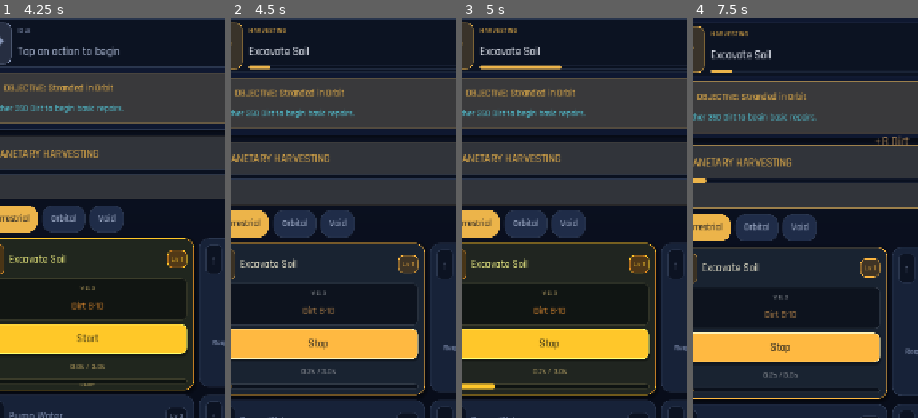
Above: before the commit, frames 1-4 (left to right).
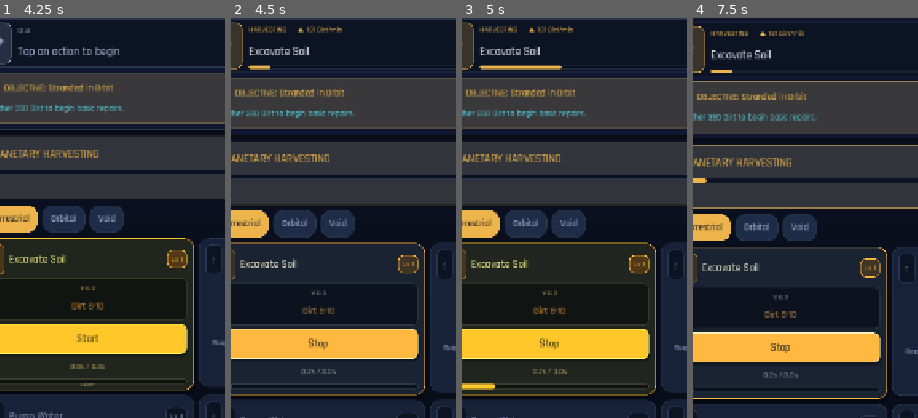
Above: after the commit, the same moments.

Repository: trakyalilter/TestMobileGame
Game: Godot game, scene res://scenes/main.tscn
Two runs of this game, one before a commit and one after it. Both use one fixed random seed, a clock stepped at 60 frames per second and the inputs below.
Inputs (mouse positions are % of the whole screen's width and height, from its top left):
- Up to frame 1 (4.25 s): click "☰" at 0.5 s; click "☰" at 1.25 s; click "✕" at 2 s; click "☰" at 2.75 s; click (33, 9) at 3.52 s
- Up to frame 2 (4.5 s): click "Start" at 4.25 s
- Up to frame 3 (5 s): no input
- Up to frame 4 (7.5 s): click "Terrestrial" at 5 s; click "Orbital" at 5.75 s; click "Void" at 6.5 s; click "Terrestrial" at 7.25 s
The pictures show only the part of the screen within x 6-56%, y 11-61%; the shares and areas given below are measured in that part.

Frame 1 is identical in both runs. In frame 2, 0.3% of the frame differs, in the area x 7-50%, y 2-4%; in frame 3, 0.3%; in frame 4, 0.4%, in the area x 8-97%, y 3-32%.

Commit message:
Idle-appropriate feedback: ambient rate readout, suppress offline juice
Course-correcting the polish for idle pacing (per the design discussion):
- Replace the per-cycle '+N' reward popup (noisy every ~3s when idling) with an
  ambient production-rate readout on the active banner ('HARVESTING ▲ 181
  Dirt/min') — what idle players actually optimize, always glanceable, no spam.
- Suppress transient celebrations (level-up popup) while offline catch-up is
  applied; the offline 'welcome back' report already summarizes those gains.
- Keep the level-up + mission-claim celebrations for live milestone beats only;
  refresh the banner rate after a level-up (yield changed).

Verified: rate scales with level (181 -> 297 Dirt/min @ L50), craft 36 Iron/min;
level_up is suppressed during offline and fires once online.

https://claude.ai/code/session_01GUAm67mj5mAEoyJTAWupry

Diff:
--- a/scripts/core/game_state.gd
+++ b/scripts/core/game_state.gd
@@ -9,8 +9,8 @@
 signal action_changed
 signal missions_changed
 signal offline_ready          # emitted after a background-resume catch-up, for the UI modal
-signal action_reward(text: String, accent: String)   # floating "+N" feedback on the active page
 signal level_up(skill_id: String, level: int)        # skill leveled up — celebratory popup
+var _suppress_fx := false                            # mute transient juice during offline catch-up
 
 # Missions (tutorial chain)
 var missions_active: Dictionary = {}     # mid -> true
@@ -163,8 +163,10 @@
 	if delta < 5.0:
 		return
 	pending_offline = ""
+	_suppress_fx = true
 	_apply_offline(delta)
 	var infra := _offline_infra(delta)
+	_suppress_fx = false
 	if infra != "":
 		if pending_offline == "":
 			pending_offline = "Away for %s\n\n%s" % [_fmt_time(delta), infra]
@@ -333,8 +335,8 @@
 	skills[skill_id] = int(skills.get(skill_id, 0)) + int(round(amt * xp_mult))
 	skills_changed.emit()
 	var after := level_of(skill_id)
-	if after > before:
-		level_up.emit(skill_id, after)
+	if after > before and not _suppress_fx:
+		level_up.emit(skill_id, after)   # not while applying offline — the report covers it
 
 func yield_mult(skill_id: String) -> float:
 	if skill_id != "harvesting":
@@ -1971,30 +1973,50 @@
 		snap[sym] = amount(sym)
 	return snap
 
-## Surface the single largest gain from the just-completed action as floating text.
-func _emit_reward(before: Dictionary, items) -> void:
-	var best := ""
-	var bestg := 0
-	for it in items:
-		var sym = it[0] if it is Array else it
-		if sym == "credits":
-			continue
-		var g := amount(sym) - int(before.get(sym, 0))
-		if g > bestg:
-			bestg = g
-			best = sym
-	if best != "":
-		action_reward.emit("+%s %s" % [GameData.fmt(bestg), GameData.res_name(best)], RESOURCES_COLOR(best))
-
-func RESOURCES_COLOR(sym: String) -> String:
-	return GameData.RESOURCES.get(sym, {}).get("color", "5fd585")
+## Glanceable production rate of the active task — the idle-appropriate readout
+## (e.g. "▲ 340 Dirt/min") shown ambiently on the active banner.
+func action_rate_text() -> String:
+	if active_type == "gather" and GameData.GATHER.has(active_id):
+		var a: Dictionary = GameData.GATHER[active_id]
+		var dur := effective_duration("gather", active_id)
+		if dur <= 0.0:
+			return ""
+		var ym := yield_mult("harvesting")
+		var best := ""
+		var bestrate := 0.0
+		for row in a.get("loot", []):
+			if row[0] == "credits":
+				continue
+			var avg := (int(row[2]) + int(row[3])) / 2.0 * float(row[1])
+			var rate := avg * ym / dur * 60.0
+			if rate > bestrate:
+				bestrate = rate
+				best = row[0]
+		if best == "":
+			return ""
+		return "▲ %s %s/min" % [GameData.fmt(int(bestrate)), GameData.res_name(best)]
+	elif active_type == "craft" and GameData.CRAFT.has(active_id):
+		var r: Dictionary = GameData.CRAFT[active_id]
+		var dur := effective_duration("craft", active_id)
+		if dur <= 0.0:
+			return ""
+		var eff := research_efficiency_mult()
+		var best := ""
+		var bestrate := 0.0
+		for sym in r.get("outputs", {}):
+			var rate := float(r["outputs"][sym]) * eff / dur * 60.0
+			if rate > bestrate:
+				bestrate = rate
+				best = sym
+		if best == "":
+			return ""
+		return "▲ %s %s/min" % [GameData.fmt(int(bestrate)), GameData.res_name(best)]
+	return ""
 
 func _complete_active() -> void:
 	if active_type == "gather":
 		var a: Dictionary = GameData.GATHER[active_id]
-		var before := _loot_snapshot(a.get("loot", []))
 		_roll_loot(a.get("loot", []), yield_mult("harvesting"), int(research_bonus("gathering_yield")))
-		_emit_reward(before, a.get("loot", []))
 		add_xp("harvesting", int(a.get("xp", 0)))
 	elif active_type == "craft":
 		var r: Dictionary = GameData.CRAFT[active_id]
@@ -2002,9 +2024,7 @@
 			stop_task()
 			return
 		spend(r.get("inputs", {}))
-		var before := _loot_snapshot(r.get("outputs", {}).keys())
 		_grant_craft_outputs(active_id, r, 1)
-		_emit_reward(before, r.get("outputs", {}).keys())
 		add_xp("fabrication", int(r.get("xp", 0)))
 
 ## Grants a recipe's outputs for `count` completions, applying the same yield
@@ -2213,8 +2233,10 @@
 	_mission_sync()   # reconcile active missions with already-satisfied state on load
 	var last := float(data.get("time", Time.get_unix_time_from_system()))
 	var away := Time.get_unix_time_from_system() - last
+	_suppress_fx = true
 	_apply_offline(away)
 	var infra_report := _offline_infra(away)   # buildings keep producing while away
+	_suppress_fx = false
 	if infra_report != "":
 		if pending_offline == "":
 			pending_offline = "Away for %s\n\n%s" % [_fmt_time(away), infra_report]
--- a/scripts/ui/main.gd
+++ b/scripts/ui/main.gd
@@ -128,7 +128,6 @@
 	GameState.bounty_changed.connect(_on_tick)
 	GameState.missions_changed.connect(_on_tick)
 	GameState.offline_ready.connect(_on_offline_ready)
-	GameState.action_reward.connect(_on_action_reward)
 	GameState.level_up.connect(_on_level_up)
 	get_viewport().size_changed.connect(_update_safe_area)
 	call_deferred("_update_safe_area")
@@ -316,36 +315,13 @@
 			_show_offline(GameState.pending_offline)
 			GameState.pending_offline = "")
 
-# Floating "+N" reward feedback on action completion (game-feel juice). Shown on
-# the active loop pages so it doesn't distract when you're reading other screens.
-func _on_action_reward(text: String, accent: String) -> void:
-	if not (current in ["gather", "craft"]):
-		return
-	var holder := Control.new()
-	holder.size = Vector2(get_viewport_rect().size.x, 28)
-	holder.position = Vector2(0, 332)
-	holder.mouse_filter = Control.MOUSE_FILTER_IGNORE
-	add_child(holder)
-	var l := Label.new()
-	l.set_anchors_and_offsets_preset(Control.PRESET_FULL_RECT)
-	l.horizontal_alignment = HORIZONTAL_ALIGNMENT_CENTER
-	l.text = text
-	l.add_theme_font_size_override("font_size", _fs(16))
-	l.add_theme_color_override("font_color", Color.html(accent))
-	l.mouse_filter = Control.MOUSE_FILTER_IGNORE
-	holder.add_child(l)
-	var tw := holder.create_tween()
-	tw.set_parallel(true)
-	tw.tween_property(holder, "position:y", 288.0, 0.85).set_trans(Tween.TRANS_QUAD).set_ease(Tween.EASE_OUT)
-	tw.tween_property(holder, "modulate:a", 0.0, 0.85).set_delay(0.12)
-	tw.chain().tween_callback(holder.queue_free)
-
 const SKILL_TITLE := {"harvesting": "HARVESTING", "fabrication": "ENGINEERING", "combat": "COMBAT", "infrastructure": "INFRASTRUCTURE"}
 
 # Milestone celebration: a centered "LEVEL UP" badge with a scale-pop + fade.
 func _on_level_up(skill_id: String, level: int) -> void:
 	var accent: String = DOMAIN.get({"harvesting": "gather", "fabrication": "craft", "combat": "combat", "infrastructure": "build"}.get(skill_id, ""), GOLD)
 	_celebrate("⬆  LEVEL UP", "%s  Lv %d" % [SKILL_TITLE.get(skill_id, skill_id.to_upper()), level], accent)
+	_refresh_banner()   # yield/rate changed
 
 ## Reusable centered celebration badge (scale-pop + hold + fade-up).
 func _celebrate(title: String, subtitle: String, accent: String) -> void:
@@ -2884,6 +2860,11 @@
 	_banner_icon.text = icon
 	_banner_icon.add_theme_color_override("font_color", Color.html(accent))
 	_banner_chip.add_theme_stylebox_override("panel", _bordered(_mix(accent, INSET, 0.8), accent, 1, 10))
+	# Ambient idle readout: the production rate, not a popup per cycle.
+	if t != "":
+		var rate := GameState.action_rate_text()
+		if rate != "":
+			kind += "      " + rate
 	_banner_kind.text = kind
 	_banner_kind.add_theme_color_override("font_color", Color.html(accent))
 	_banner_name.text = nm
